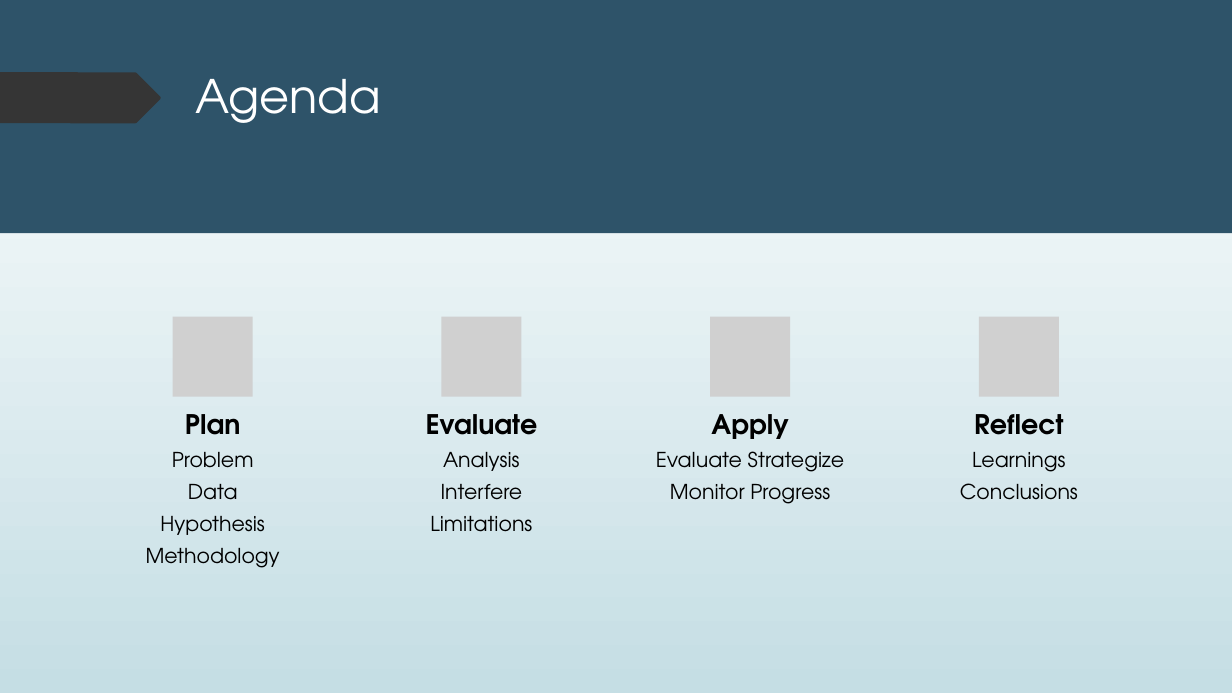
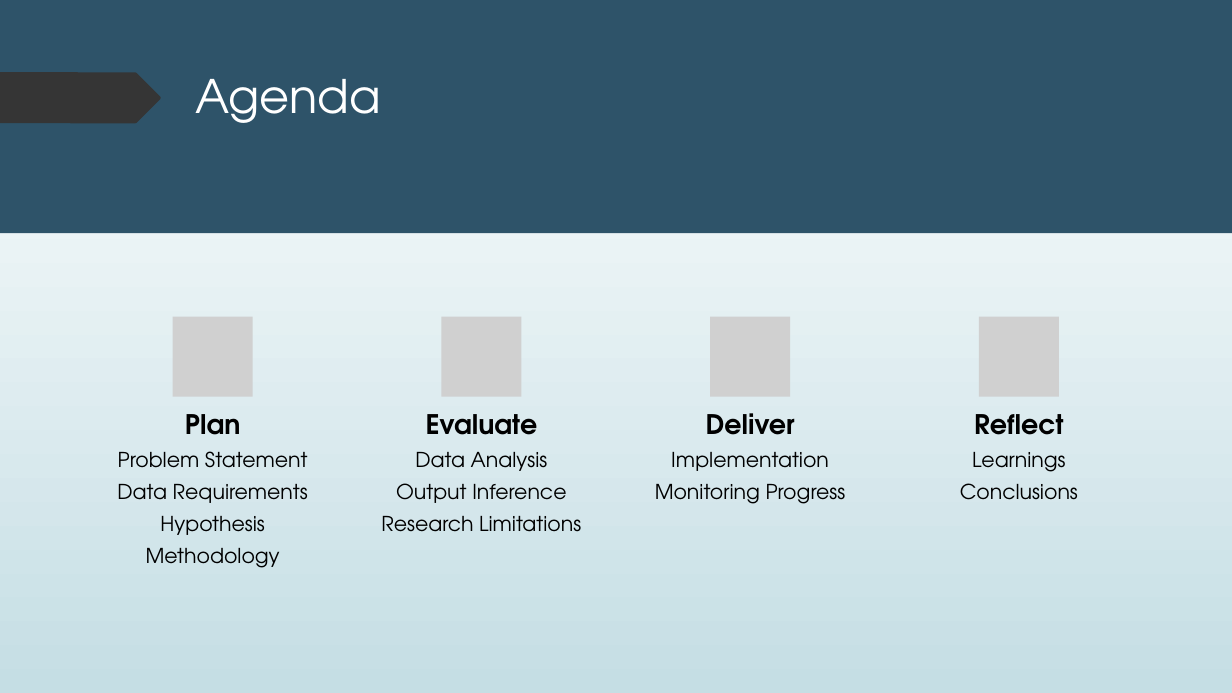
Before and after one commit to dr-natetorious/TIM-7101-Statistics, a slide deck: slide 2 of Section_3_Mgmt_Informed/Week8_Presentation/BachmeierNTIM7101-8.pptx. Drawn at 1232x693 pixels with LibreOffice and Linux fonts; fonts in the diff are those of the drawing; grey boxes stand for pictures. Boxes give left, top, right and bottom in pixels: in the first picture for what was removed or moved away, otherwise in the second. Text is boxed around its words. In the diff, an @@ line names an element or a change of style, - is before the commit and + after.

```diff
--- a/Section_3_Mgmt_Informed/Week8_Presentation/BachmeierNTIM7101-8.pptx
+++ b/Section_3_Mgmt_Informed/Week8_Presentation/BachmeierNTIM7101-8.pptx
@@ text at <box>706,413,795,435</box>: text changed @@
-Apply
+Deliver
@@ text at <box>117,451,308,503</box>: text changed @@
-Problem
-Data
+Problem Statement
+Data Requirements
@@ text at <box>381,452,581,532</box>: text changed @@
-Analysis
-Interfere
-Limitations
+Data Analysis
+Output Inference
+Research Limitations
@@ text at <box>655,452,846,504</box>: text changed @@
-Evaluate Strategize
-Monitor Progress
+Implementation
+Monitoring Progress
```
Also in this commit, not shown: 4 other slides changed, 1 other file.
